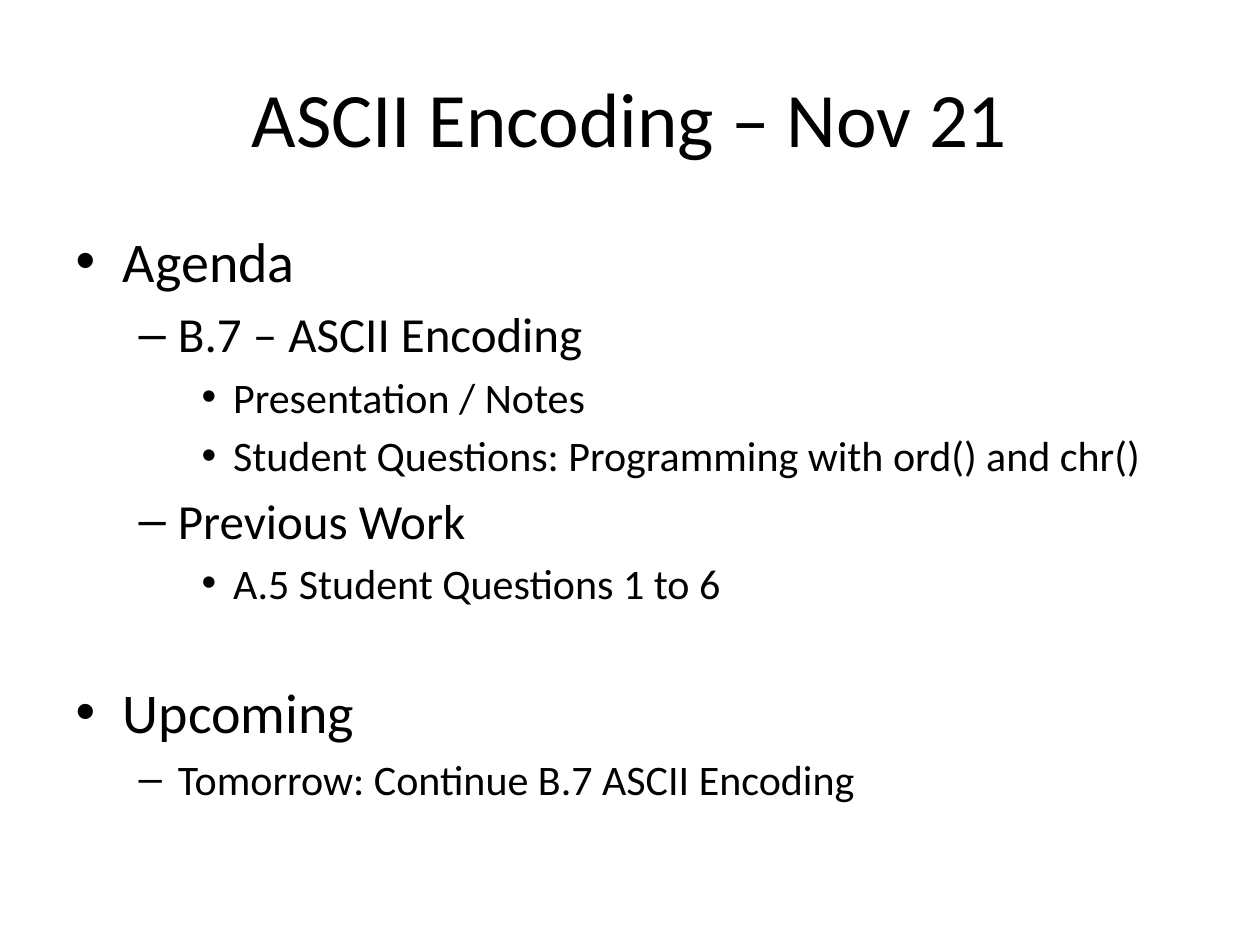
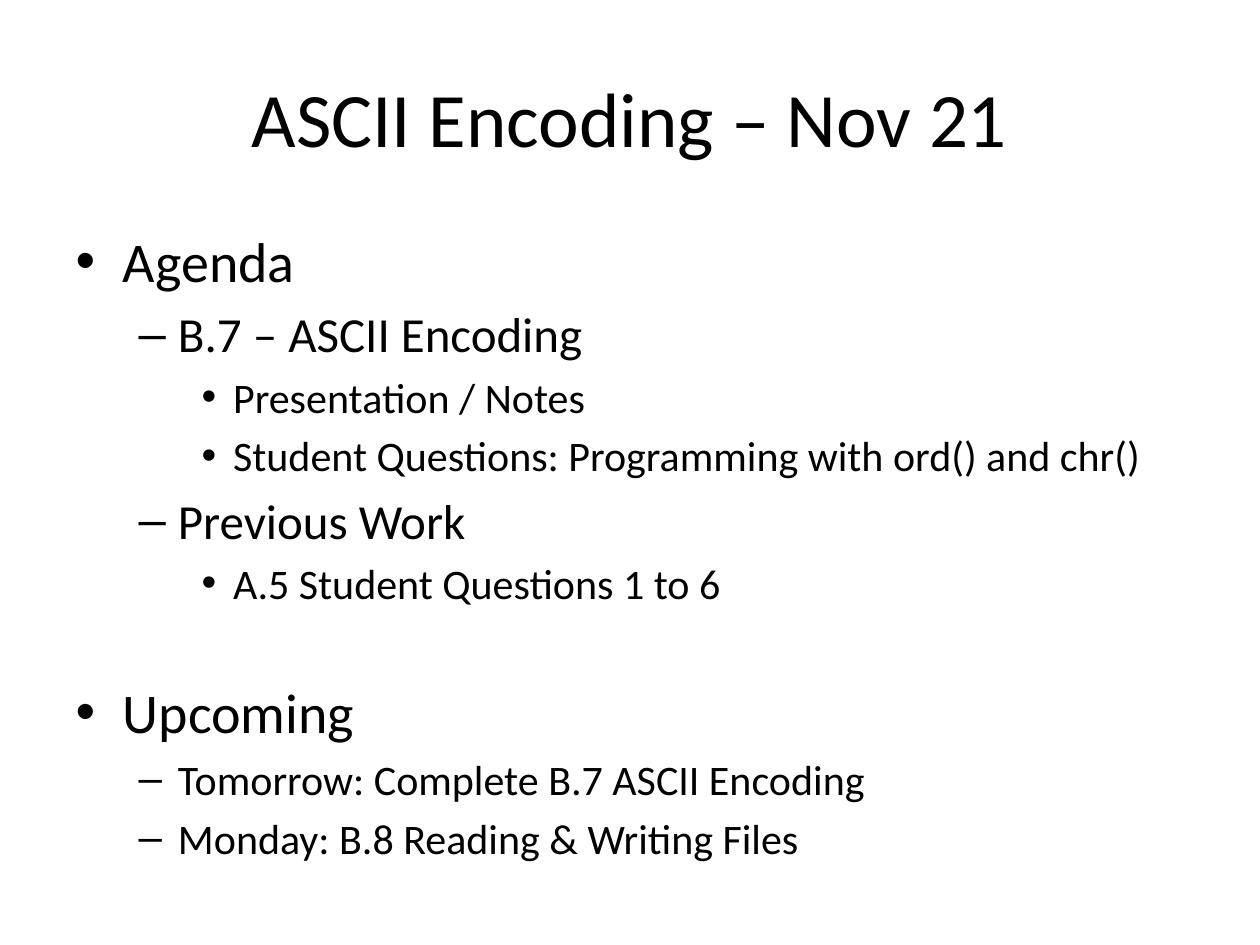
Before and after one commit to Greg5519/ICS3C0, a slide deck: slide 1 of Daily Agendas/Day12.4_AsciiEncoding.pptx. Drawn at 1260x945 pixels with LibreOffice and Linux fonts; fonts in the diff are those of the drawing. Boxes give left, top, right and bottom in pixels: in the first picture for what was removed or moved away, otherwise in the second. Text is boxed around its words. In the diff, an @@ line names an element or a change of style, - is before the commit and + after.

```diff
--- a/Daily Agendas/Day12.4_AsciiEncoding.pptx
+++ b/Daily Agendas/Day12.4_AsciiEncoding.pptx
@@ text at [178,765,865,862]: text changed @@
-  – Tomorrow: Continue B.7 ASCII Encoding
+  – Tomorrow: Complete B.7 ASCII Encoding
+  – Monday: B.8 Reading & Writing Files
```
Also in this commit, not shown: 3 other files.
